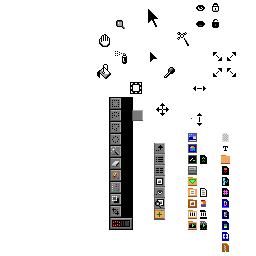
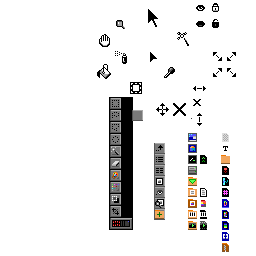
Before/after of a 256 x 256 layered artwork. What changed in the layer stack:
added layer "DENY" above "Layer #1" over [left=173, top=99, right=201, bottom=116]